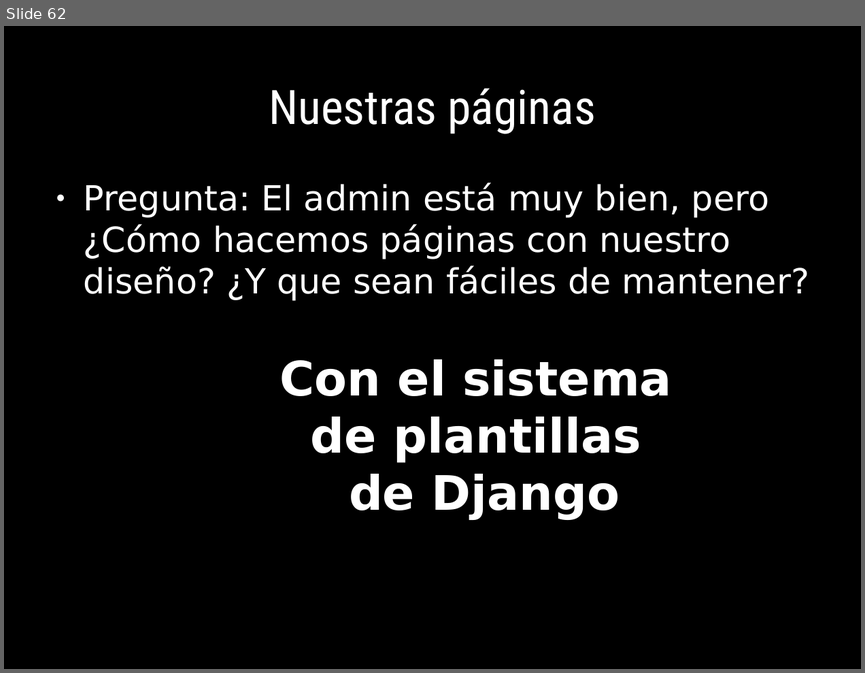
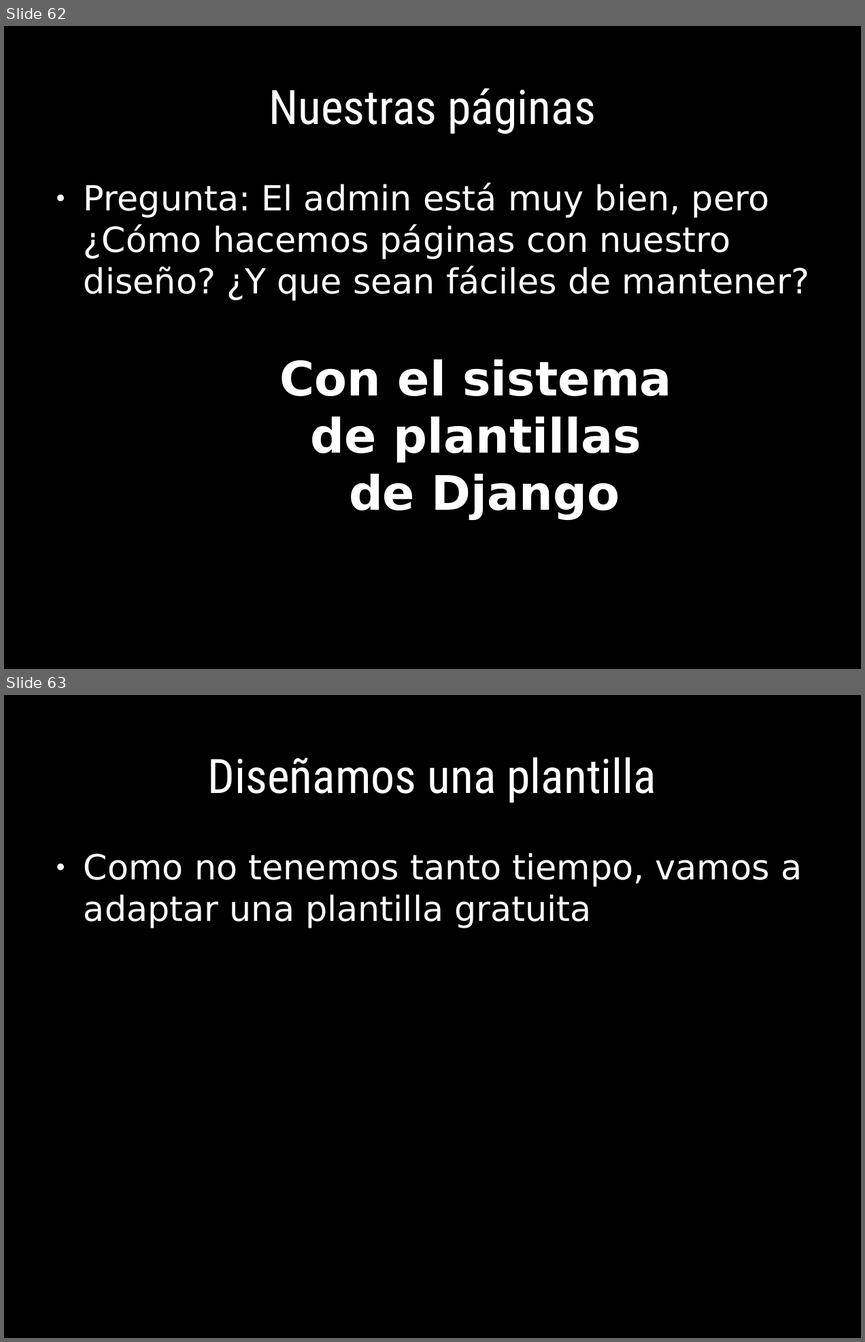
Before and after one commit to euribates/curso-django, a slide deck: presentacion/curso_django.odp. Shown one above the other, each under a label of ours: slide 62 before the commit, slides 62 and 63 after it. The pictures are 865x673 and 865x1342 pixels, drawn with LibreOffice and Linux fonts; fonts in the diff are those of the drawing. Boxes give left, top, right and bottom in pixels: in the first picture for what was removed or moved away, otherwise in the second. Text is boxed around its words. In the diff, an @@ line names an element or a change of style, - is before the commit and + after.

Commit message:
a?adidos temas ampliada presentacion

```diff
--- a/presentacion/curso_django.odp
+++ b/presentacion/curso_django.odp
@@ slide 63 added at [4,695,861,1338], background #000000 @@
@@ title added at [207,757,657,803], 44 pt, text #FFFFFF @@
+Diseñamos una plantilla
@@ text added at [84,853,802,928], 32 pt, text #FFFFFF @@
+● Como no tenemos tanto tiempo, vamos a adaptar una plantilla gratuita
```
Also in this commit, not shown: 4 other files.
